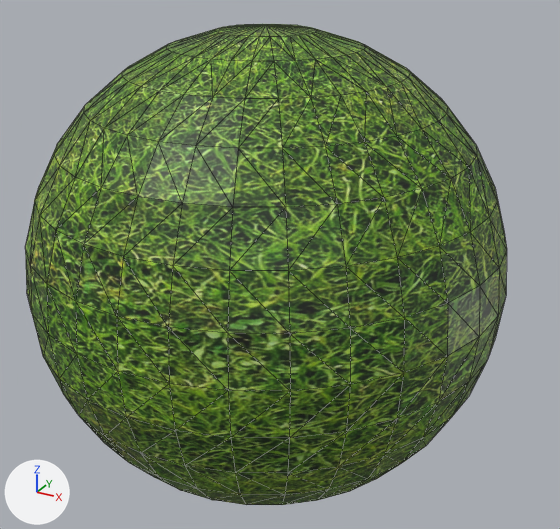
Renders of the OBJ model assets/models/planet.obj from each side of a commit.
Before and after are seen from a camera (50 mm lens) standing at (1.535, -2.679, 1.353) and looking at (0.057, 0.007, 0.01). Every picture has the same lights, and +X, +Y and +Z are marked at lower left. The picture after the commit comes second. Mesh edges are drawn as thin lines. Where no turn or scale is listed for an object, it has been applied to the vertices.

Objects in the first picture: '球'.
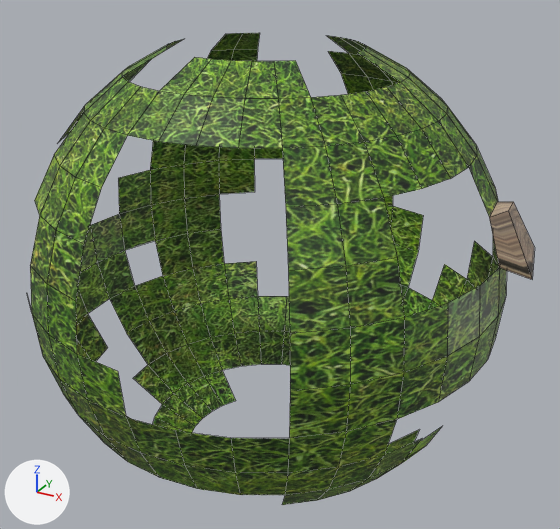
Changed parts and their boxes (x1, y1, x2, y2) in the pictures (560 x 529 px):
```json
{"object": "球", "change": "reshaped", "before": [25, 24, 507, 505], "after": [28, 33, 534, 505]}
{"part": 1, "of": "me_球", "change": "cut back", "before": [123, 24, 499, 505], "after": [489, 202, 534, 279]}
{"part": 2, "of": "me_球", "change": "deleted", "before": [76, 135, 290, 438], "on screen": "green"}
{"part": 3, "of": "me_球", "change": "deleted", "before": [25, 146, 57, 312]}
```

Scene script edits in JSON lines:
```json
{"op": "add", "block": "img_stone_png", "code": ["img_stone_png = load_image('stone.png', '../textures/stone.png', 1024, 1024, 'sRGB')"]}
{"op": "add", "block": "mat_マテリアル_001", "code": ["mat_マテリアル_001 = principled_material('マテリアル.001')", "mat_マテリアル_001.texture = img_stone_png"]}
{"block": "me_球", "where": "# used by ob_球; location = (0.0, 0.0, 0.0)"}
{"op": "remove", "block": "me_球", "code": "me_球.from_pydata(...)  # 482 vertices, 960 faces; spans x -1.0..1.0, y -1.0..1.0, z -1.0..1.0"}
{"op": "add", "block": "me_球", "code": "me_球.from_pydata(...)  # 343 vertices, 242 faces; spans x -1.0..1.11, y -1.0..1.0, z -0.92..0.92"}
{"block": "me_球", "change": "me_球 part 1: 128 vertices removed from x -0.91..0.92, y -0.71..0.91, z -1.0..1.0; 4 vertices added at x 0.96..1.11, y -0.03..0.23, z 0.18..0.41"}
{"block": "me_球", "change": "me_球 part 2: 11 vertices removed from x 0.0..0.38, y -0.98..-0.77, z 0.0..0.56"}
{"block": "me_球", "change": "me_球 part 3: 4 vertices removed from x -0.83..-0.69, y -0.69..-0.51, z 0.0..0.38"}
{"op": "add", "block": "me_球", "code": "me_球.materials.append(mat_マテリアル_001)  # picture img_stone_png"}
```
